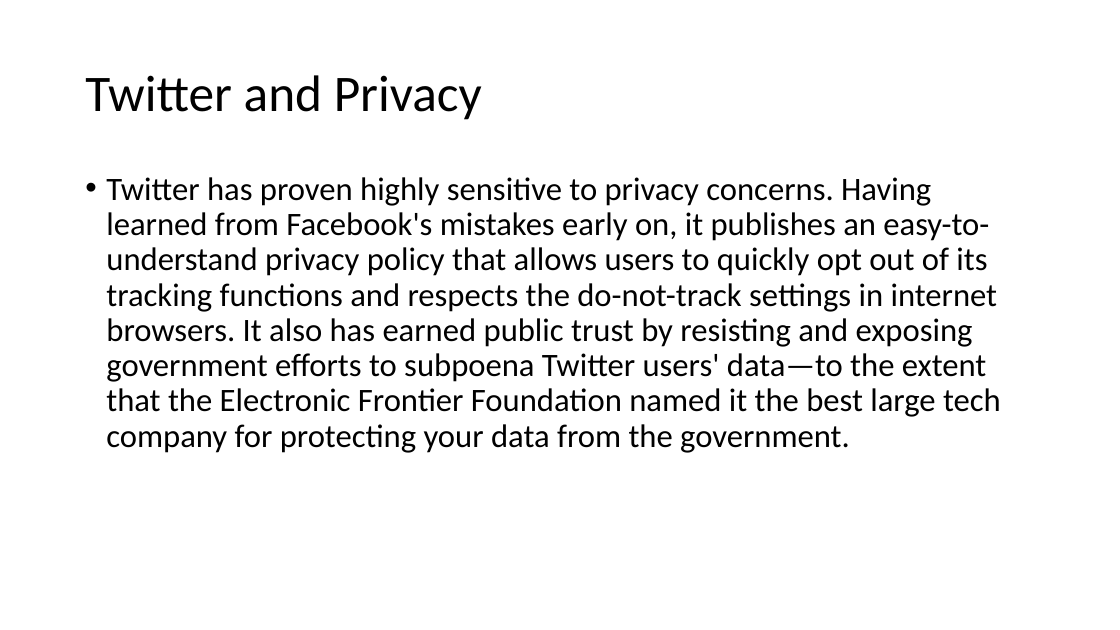
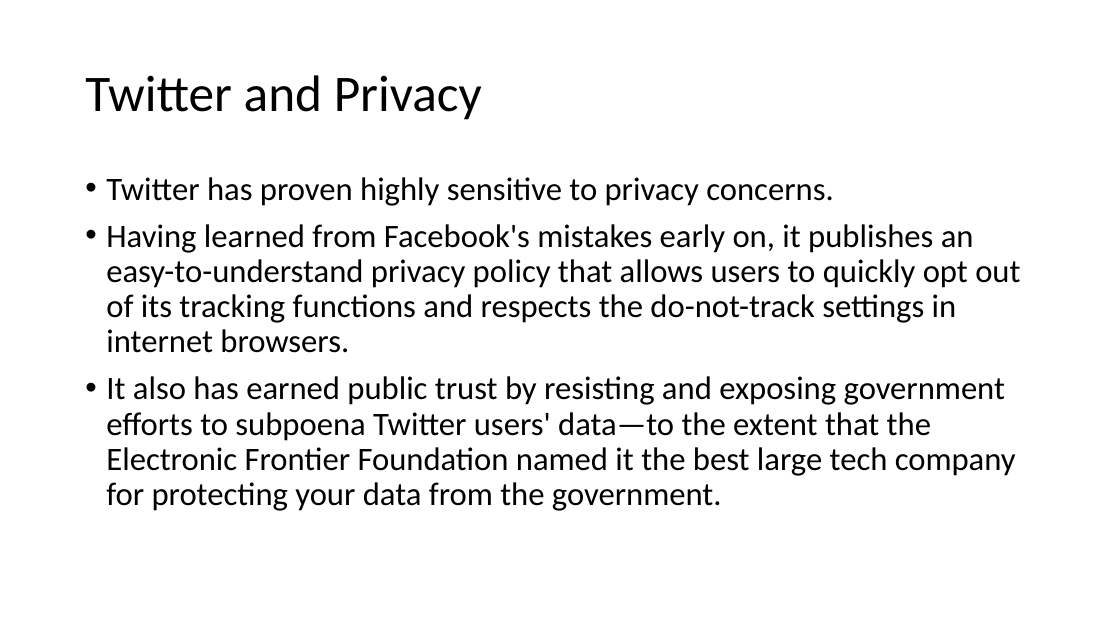
Before and after one commit to deniseygrace/COT-4935-Group-7-Project, a slide deck: slide 23 of Twitter.pptx (slide 20 before the commit). Drawn at 1120x630 pixels with LibreOffice and Linux fonts; fonts in the diff are those of the drawing. Boxes give left, top, right and bottom in pixels: in the first picture for what was removed or moved away, otherwise in the second. Text is boxed around its words. In the diff, an @@ line names an element or a change of style, - is before the commit and + after.

```diff
--- a/Twitter.pptx
+++ b/Twitter.pptx
@@ text at (x1=106, y1=177, x2=1020, y2=511): text changed @@
-• Twitter has proven highly sensitive to privacy concerns. Having learned from Facebook's mistakes early on, it publishes an easy-to-understand privacy policy that allows users to quickly opt out of its tracking functions and respects the do-not-track settings in internet browsers. It also has earned public trust by resisting and exposing government efforts to subpoena Twitter users' data—to the extent that the Electronic Frontier Foundation named it the best large tech company for protecting your data from the government.
+• Twitter has proven highly sensitive to privacy concerns.
+• Having learned from Facebook's mistakes early on, it publishes an easy-to-understand privacy policy that allows users to quickly opt out of its tracking functions and respects the do-not-track settings in internet browsers.
+• It also has earned public trust by resisting and exposing government efforts to subpoena Twitter users' data—to the extent that the Electronic Frontier Foundation named it the best large tech company for protecting your data from the government.
```
Also in this commit, not shown: 8 other slides changed, 4 slides added, 1 slide removed, 29 other files.
